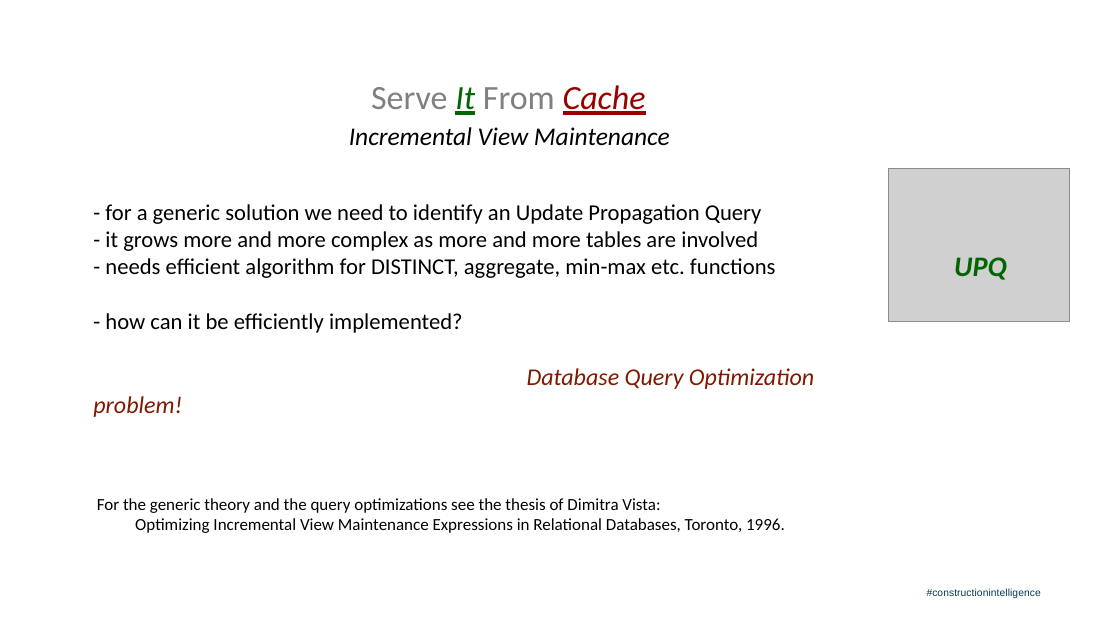
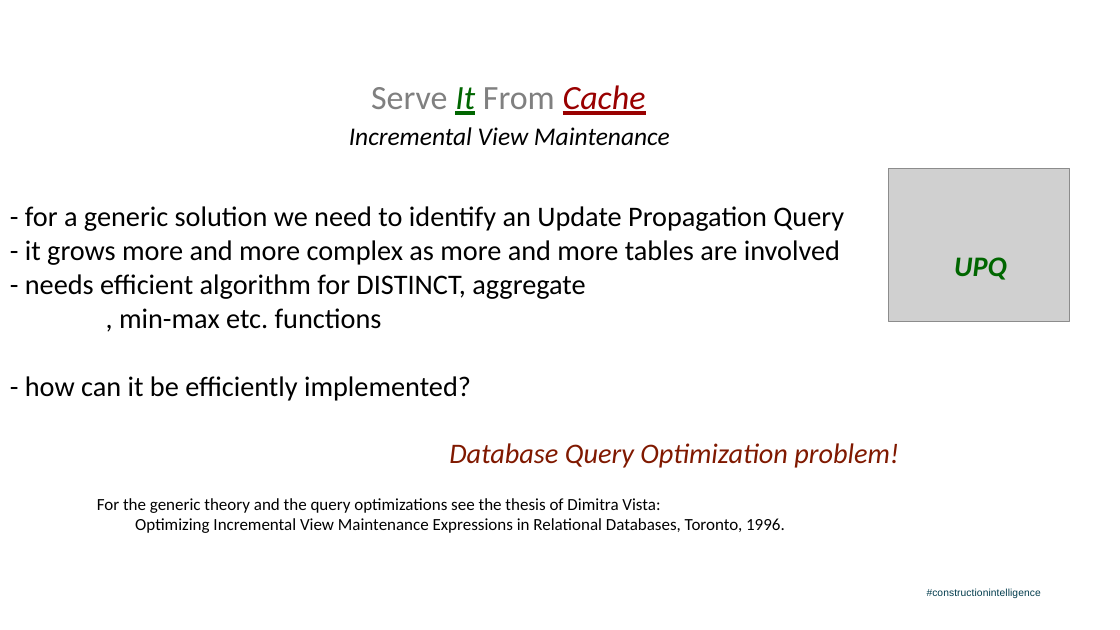
Before and after one commit to salmonix/incremental_query_cache, a slide deck: slide 16 of Milan_PgConf2019_Presentation.odp (slide 15 before the commit). Drawn at 1120x630 pixels with LibreOffice and Linux fonts; fonts in the diff are those of the drawing; grey boxes stand for pictures; background and template pictures are left out. Boxes give left, top, right and bottom in pixels: in the first picture for what was removed or moved away, otherwise in the second. Text is boxed around its words. In the diff, an @@ line names an element or a change of style, - is before the commit and + after.

```diff
--- a/Milan_PgConf2019_Presentation.odp
+++ b/Milan_PgConf2019_Presentation.odp
@@ text "- for a generic solution ...": place and size @@
-text "- for a generic solution ..." at box(105, 204, 814, 389)
+text "- for a generic solution ..." at box(25, 206, 899, 468)
@@ text at box(25, 206, 899, 468): size 32 to 40 pt in "- for a generic solution we need ...", "- it grows more and more complex ...", "- how can it be efficiently implemented?"; size 34 to 40 pt in "Database Query Optimization problem!" @@
@@ text at box(25, 274, 585, 329): text changed; size 32 to 40 pt @@
-- needs efficient algorithm for DISTINCT, aggregate, min-max etc. functions
+- needs efficient algorithm for DISTINCT, aggregate
+, min-max etc. functions
```
Also in this commit, not shown: 21 other slides changed, 2 slides added, 2 slides removed, 1 other file.
